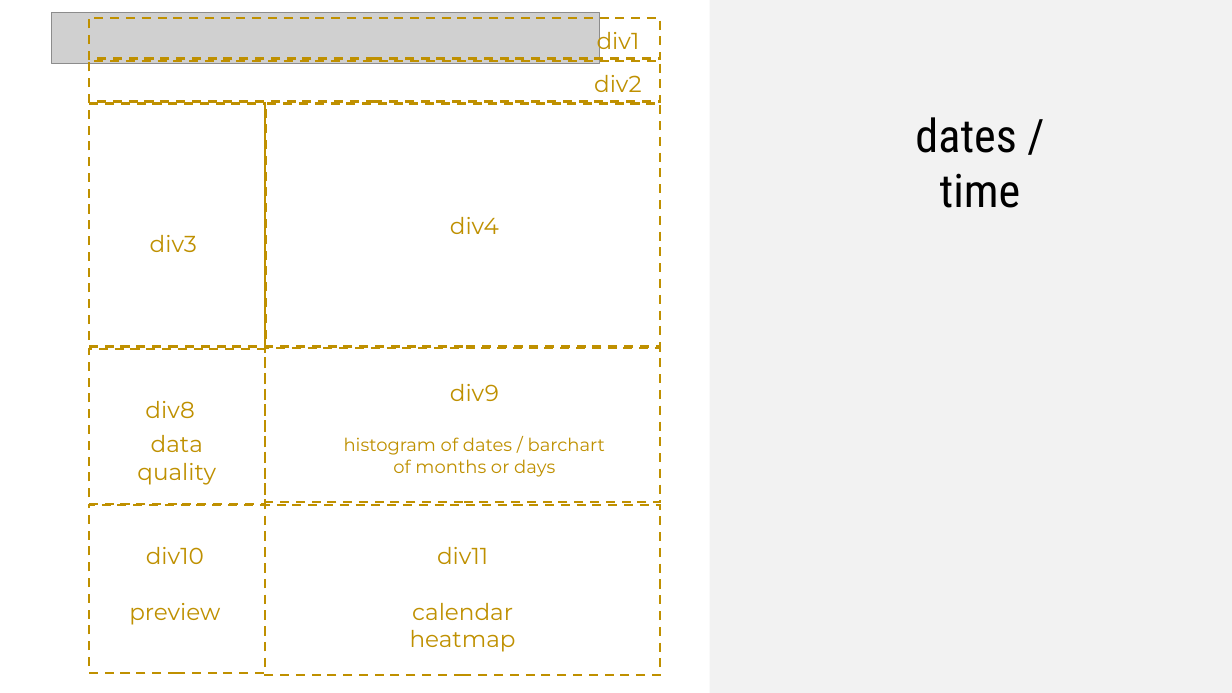
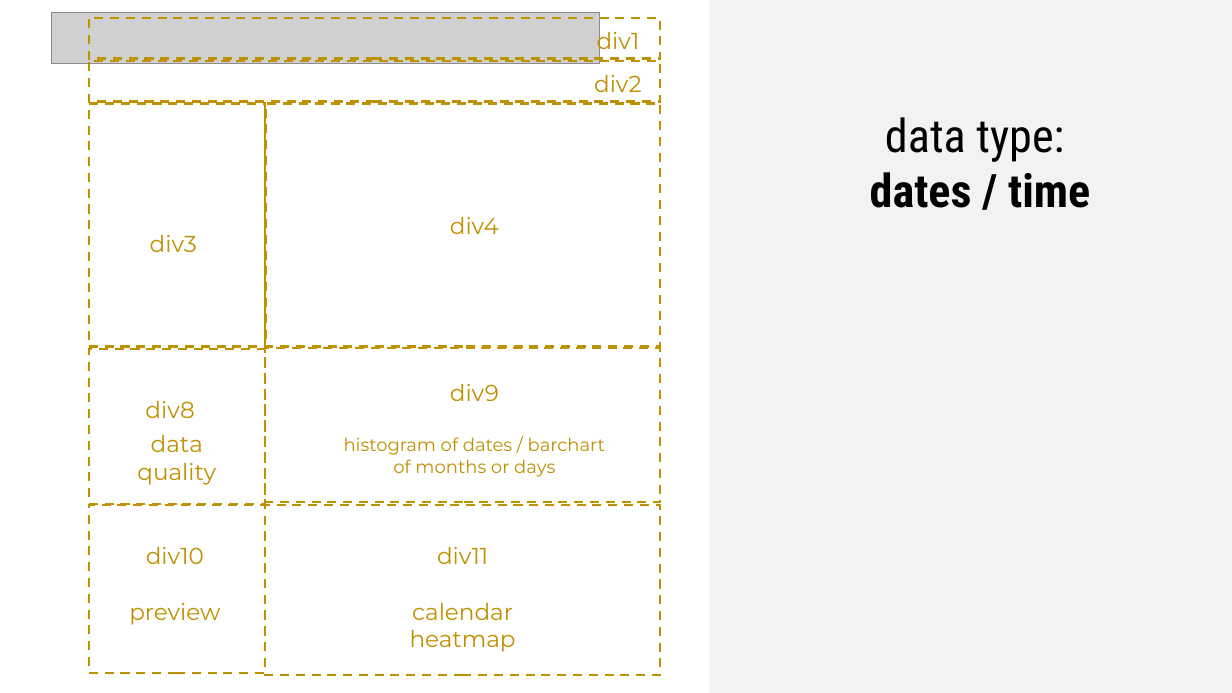
Before and after one commit to UrbanInstitute/datagoodr, a slide deck: slide 14 of pptx/LAYOUTS.pptx (slide 8 before the commit). Drawn at 1232x693 pixels with LibreOffice and Linux fonts; fonts in the diff are those of the drawing; grey boxes stand for pictures. Boxes give left, top, right and bottom in pixels: in the first picture for what was removed or moved away, otherwise in the second. Text is boxed around its words. In the diff, an @@ line names an element or a change of style, - is before the commit and + after.

```diff
--- a/pptx/LAYOUTS.pptx
+++ b/pptx/LAYOUTS.pptx
@@ text "data type:": place and size @@
-text "data type:" at bbox=[915, 117, 1021, 208]
+text "data type:" at bbox=[870, 117, 1090, 208]
@@ text at bbox=[885, 117, 1064, 162]: paragraph added @@
+data type:
@@ text at bbox=[870, 172, 1090, 208]: bold on in "dates / time" @@
```
Also in this commit, not shown: 6 other slides changed, 8 slides added, 2 slides removed, 27 other files.
